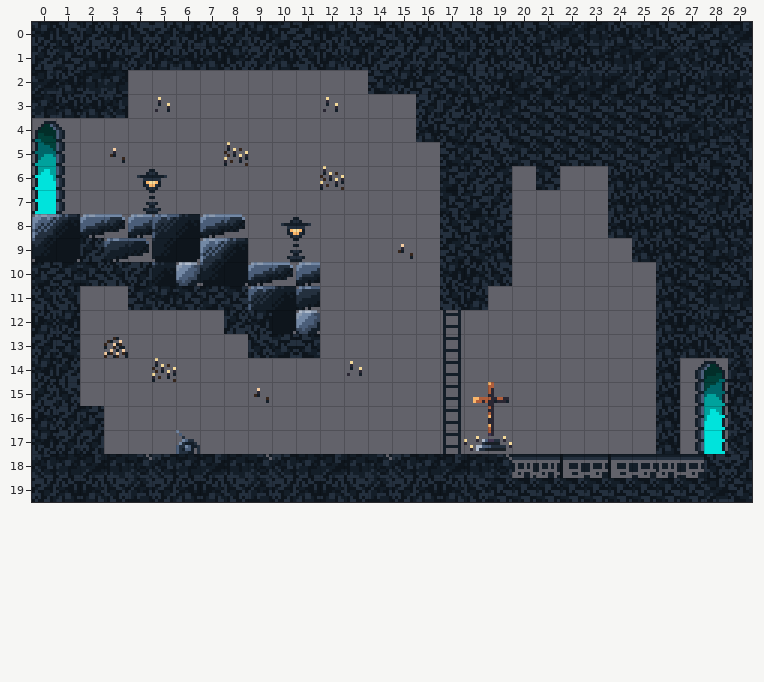
Tiled map, stored at phaser_scroller/assets/tiled_map/map_extruded.tmx. Above is the file before it was changed.
Cells are 8x8 px. Shown: x 0..29, y 0..19.
New version:
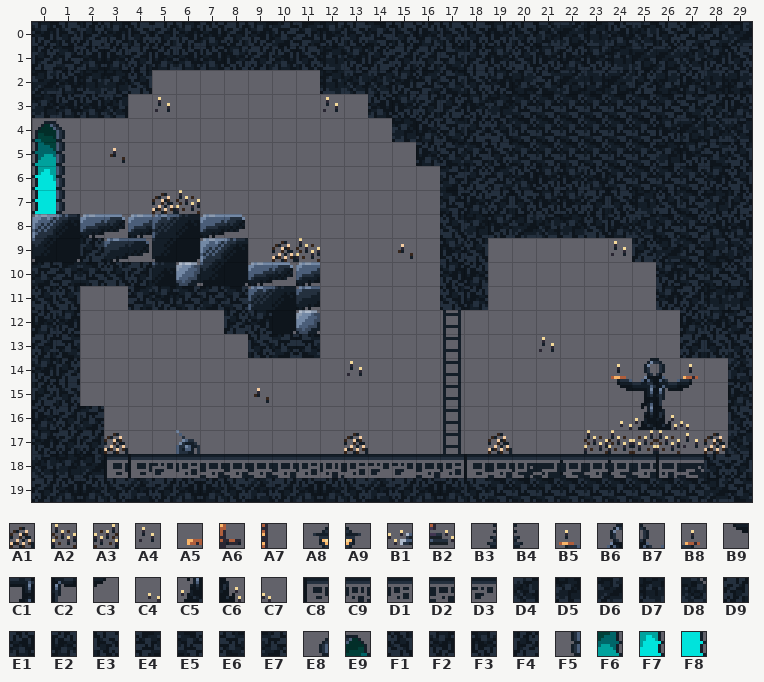
Key: from "souls_tileset_extruded": A1 12, A2 13, A3 13 flipped left-right, A4 76, A5 146, A6 147, A7 211, A8 259, A9 260, B1 274, B2 275, B3 323, B4 324, B5 338, B6 339, B7 340, B8 341, B9 402, C1 403, C2 404, C3 405, C4 466, C5 467, C6 468, C7 469, C8 548, C9 549, D1 550, D2 551, D3 552, D4 706, D5 707, D6 708, D7 709, D8 710, D9 770, E1 771, E2 772, E3 773, E4 834, E5 837, E6 898, E7 901, E8 906, E9 907, F1 962, F2 963, F3 964, F4 965, F5 970, F6 971, F7 1035, F8 1099.
__ is an empty cell, ## one hidden under a higher layer.
Difference:
Layer "platforms":
y 1: x 11..12 F1 E2 -> E3 D7
y 2: x 4 __ -> F1; x 12..14 __ __ E6 -> D7 D4 D4
y 3: x 14..15 __ __ -> E1 F3
y 4: x 15..16 __ E1 -> D5 E2
y 5: x 16 __ -> E2
y 6: x 20..23 __ E5 __ __ -> E1 F3 F3 E1
y 7: x 18..26 E7 F4 __ __ __ __ __ __ ## -> E2 D9 E3 F3 F3 D9 E3 D7 F1
y 8: x 18..25 E4 E7 __ __ __ __ __ __ -> D5 F3 D6 D4 D5 F1 E2 D4
y 9: x 17..19 E4 E6 E1 -> F3 F1 __; x 25..26 __ ## -> F4 D6
y 10: x 19 E3 -> __; x 26 __ -> F2
y 11: x 26..27 __ E5 -> F2 D9
y 18: x 3..22 D7 D8 D4 D5 D6 D7 D8 D4 D5 D6 D7 D8 D4 D5 D6 D7 D8 __ __ __ -> C8 C8 D3 D1 D2 D2 D2 D2 D1 C9 D1 D3 D3 D2 D1 C8 D2 D1 D2 D2; x 24 __ -> D2; x 26..27 __ __ -> C8 D1
Layer "art":
y 5: x 8 A2 -> __
y 6: x 4..5 A8 A9 -> __ __; x 12 A2 -> __; x 24..25 E1 E1 -> __ __
y 7: x 4..6 B3 B4 __ -> __ A1 A2; x 24..26 E1 E1 E1 -> __ __ __
y 8: x 10..11 A8 A9 -> __ __; x 24..26 E1 E1 E1 -> __ __ __
y 9: x 10..11 B3 B4 -> A1 A2; x 24..26 __ E1 E1 -> A4 __ __
y 10..12: x 26 E1 -> __
y 13: x 3 A1 -> __; x 21 __ -> A4; x 26..27 E1 E1 -> __ __
y 14: x 5 A2 -> __; x 24..28 __ __ E1 E8 E9 -> B5 B6 B7 B8 __
y 15: x 18..19 A5 A6 -> __ __; x 24..28 __ __ E1 F5 F6 -> B9 C1 C2 C3 __
y 16: x 19 A7 -> __; x 24..28 __ __ E1 F5 F7 -> C4 C5 C6 C7 __
y 17: x 3 __ -> A1; x 13 __ -> A1; x 18..19 B1 B2 -> __ A1; x 23..28 __ __ __ E1 F5 F8 -> A2 A2 A3 A2 A4 A1
Pixel boxes of the changes (left, top, right, bottom) in both pictures:
changed: (296, 46, 440, 166)
added: (128, 70, 152, 94)
removed: (224, 142, 248, 166)
changed: (104, 166, 728, 478)
